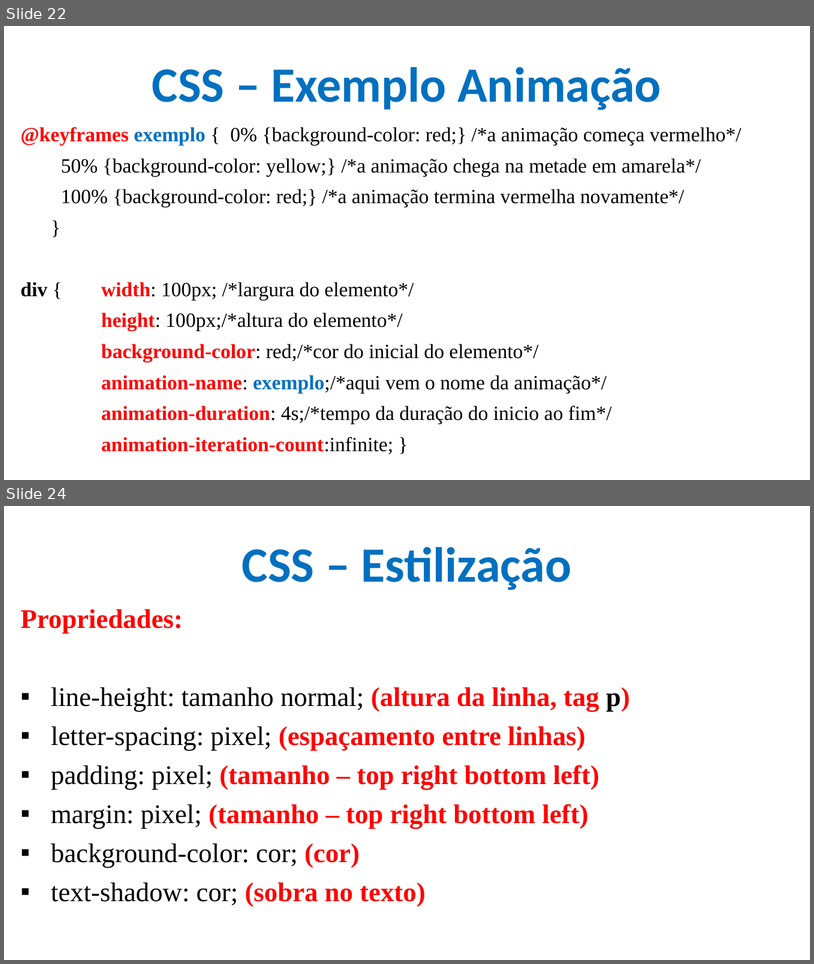
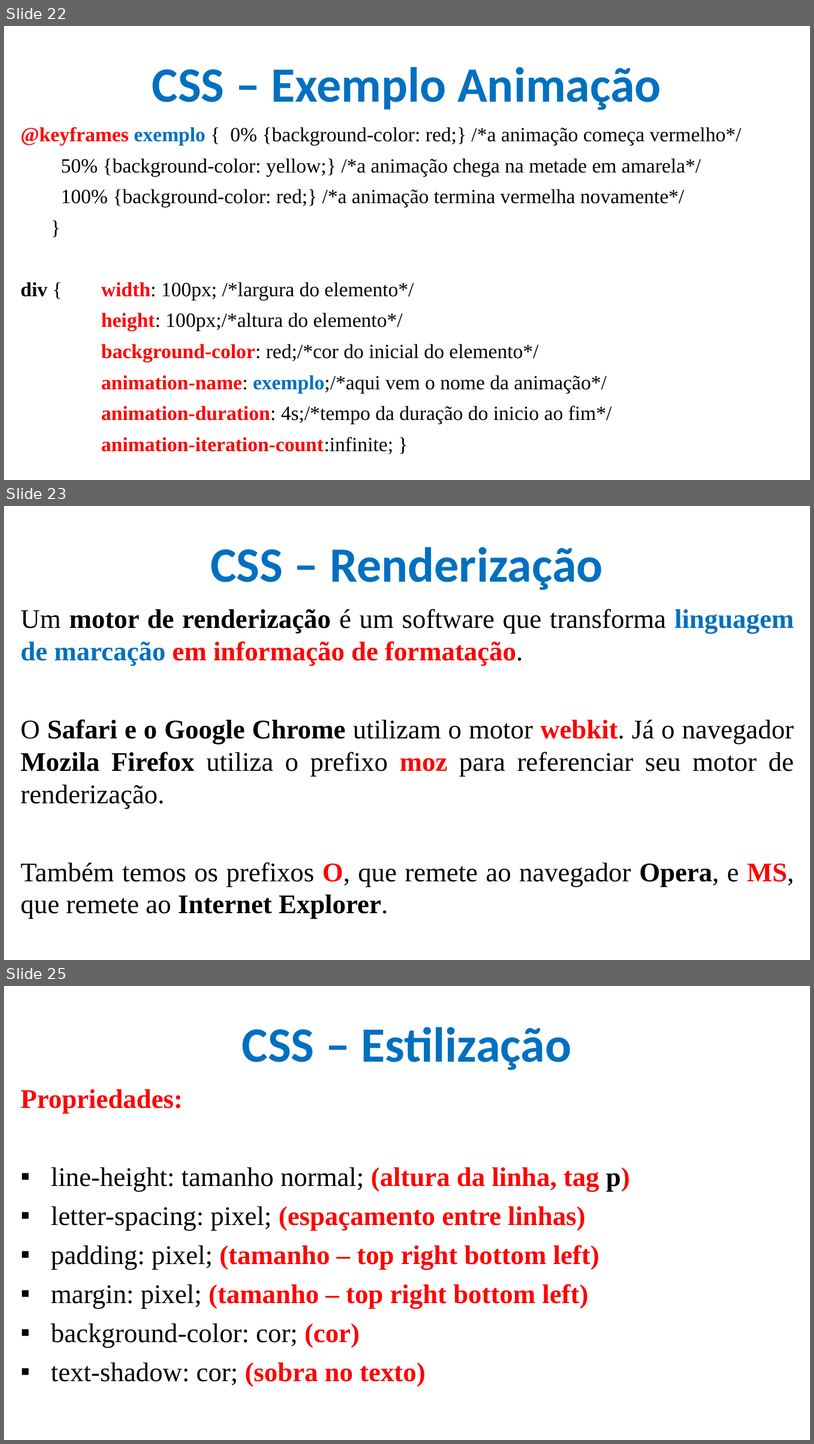
Before and after one commit to CloudEducationBrazil/WydenDesenvolvimentoWebPHP, a slide deck: 01 Classes/Aula 05 e 06 Desenvolvimento Web - CSS.pptx. Shown one above the other, each under a label of ours: slides 22 and 24 before the commit, slides 22, 23 and 25 after it; the slides between them are not shown. The pictures are 814x964 and 814x1444 pixels, drawn with LibreOffice and Linux fonts; fonts in the diff are those of the drawing; background and template pictures are left out. Boxes give left, top, right and bottom in pixels: in the first picture for what was removed or moved away, otherwise in the second. Text is boxed around its words. In the diff, an @@ line names an element or a change of style, - is before the commit and + after.

```diff
--- a/01 Classes/Aula 05 e 06 Desenvolvimento Web - CSS.pptx
+++ b/01 Classes/Aula 05 e 06 Desenvolvimento Web - CSS.pptx
@@ slide 23 added at [4, 506, 810, 960], background picture (left out) @@
@@ title added at [210, 547, 603, 590], 44 pt, text #0070C0, bold @@
+CSS – Renderização
@@ text added at [21, 609, 795, 919], 24 pt, text #000000 @@
+Um motor de renderização é um software que transforma linguagem de marcação em informação de formatação.
+O Safari e o Google Chrome utilizam o motor webkit. Já o navegador Mozila Firefox utiliza o prefixo moz para referenciar seu motor de renderização.
+Também temos os prefixos O, que remete ao navegador Opera, e MS, que remete ao Internet Explorer.
@@ what was slide 24 is now slide 25 @@
```
Also in this commit, not shown: 2 slides changed, 2 other files.
